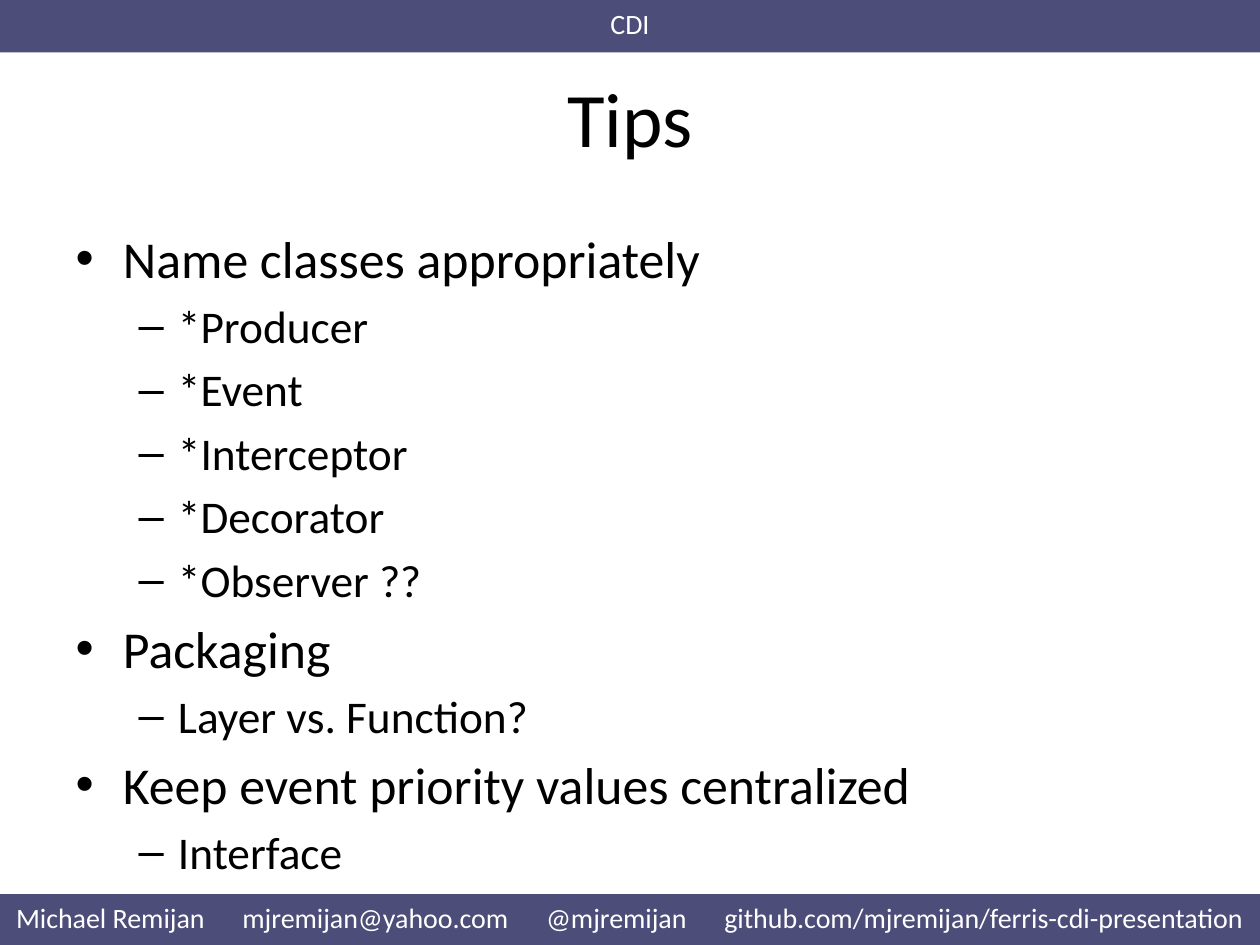
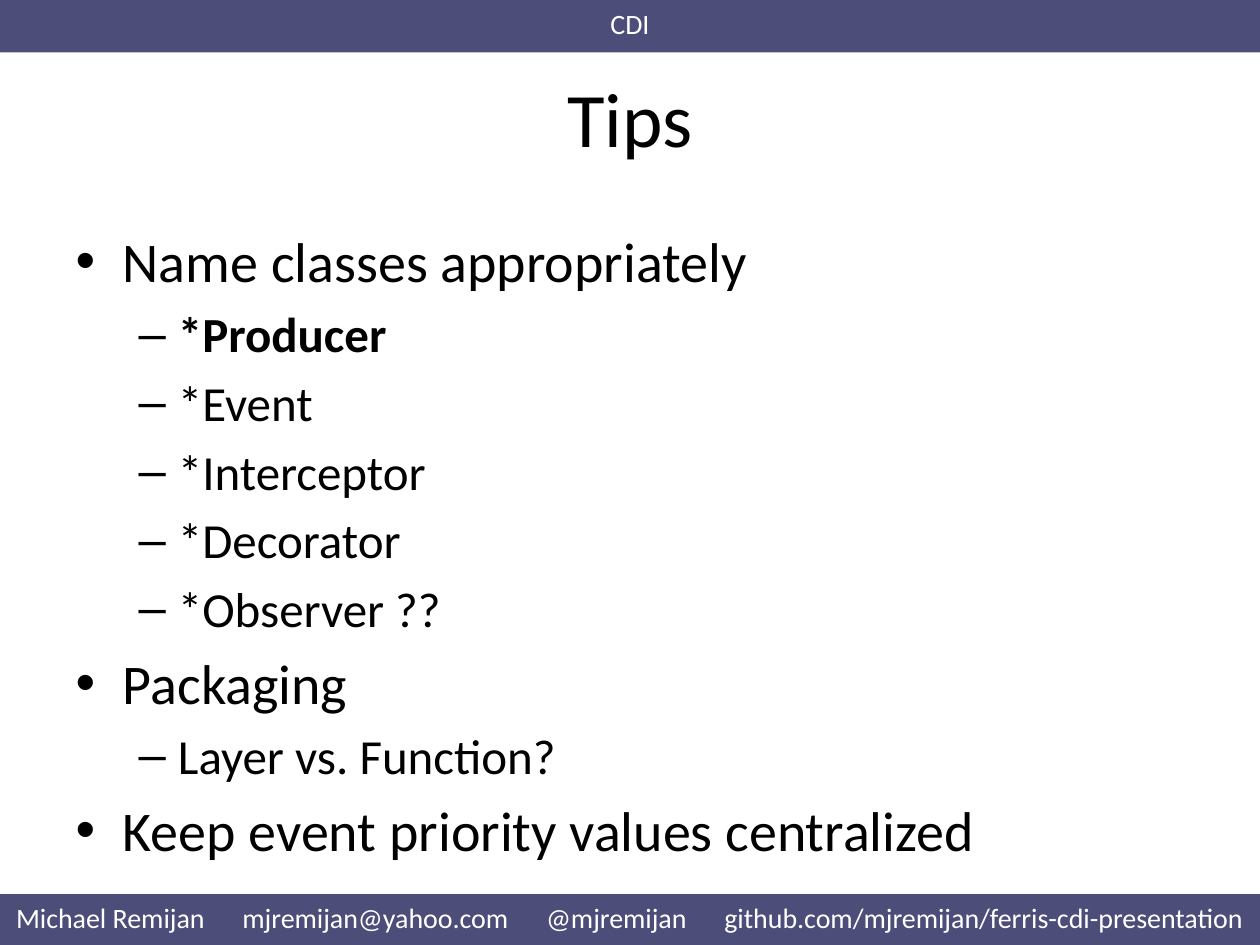
Before and after one commit to mjremijan/ferris-cdi-presentation, a slide deck: slide 13 of Presentation.pptx. Drawn at 1260x945 pixels with LibreOffice and Linux fonts; fonts in the diff are those of the drawing. Boxes give left, top, right and bottom in pixels: in the first picture for what was removed or moved away, otherwise in the second. Text is boxed around its words. In the diff, an @@ line names an element or a change of style, - is before the commit and + after.

```diff
--- a/Presentation.pptx
+++ b/Presentation.pptx
@@ text at bbox=[123, 243, 974, 860]: paragraph removed @@
-  – Interface
@@ text "Name classes appropriately" at bbox=[123, 243, 974, 860]: size 29.6 to 32 pt in "Name classes appropriately", "Packaging", "Keep event priority values centralized"; size 25.9 to 28 pt in "*Producer", "*Event", "*Interceptor", "*Decorator" and 2 more places; bold on in "*Producer" @@
```
Also in this commit, not shown: 4 other slides changed, 10 other files.
